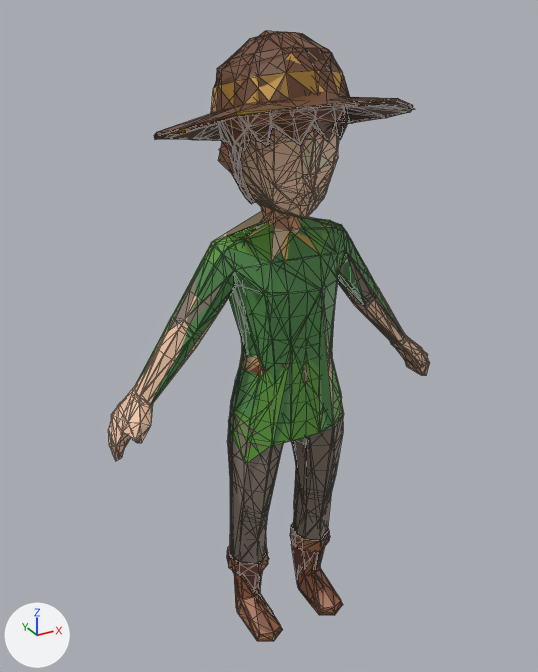
One commit to the glTF model shared/models/glb/peasant.glb: the scene before it, then after it.
Both versions are drawn from a camera (50 mm lens) standing at (-0.967, -1.685, 1.801) and looking at (-0.017, 0.042, 0.938). The lights are fixed; the arrows at lower left show +X, +Y and +Z. The older version comes first. Mesh edges are drawn as thin lines. Where no turn or scale is listed for an object, it has been applied to the vertices. Vertices at exactly the same position are counted once.

The older version as bpy lines, for what is in view:
```python
me_detail_0 = bpy.data.meshes.new('detail_0')
me_detail_0.from_pydata(...)  # 1088 vertices, 2073 faces; spans x -0.52..0.52, y -0.31..0.32, z 0.0..1.75
me_detail_0.materials.append(mat_defaultmaterial)
me_detail_1 = bpy.data.meshes.new('detail_1')
me_detail_1.from_pydata(...)  # 667 vertices, 1243 faces; spans x -0.52..0.52, y -0.31..0.32, z 0.0..1.75
me_detail_1.materials.append(mat_defaultmaterial_001)
me_detail_2 = bpy.data.meshes.new('detail_2')
me_detail_2.from_pydata(...)  # 398 vertices, 724 faces; spans x -0.52..0.52, y -0.31..0.32, z 0.0..1.75
me_detail_2.materials.append(mat_defaultmaterial_002)
me_detail_3 = bpy.data.meshes.new('detail_3')
me_detail_3.from_pydata(...)  # 232 vertices, 413 faces; spans x -0.51..0.51, y -0.31..0.31, z 0.0..1.75
me_detail_3.materials.append(mat_defaultmaterial_003)
ob_detail_0 = bpy.data.objects.new('detail_0', me_detail_0)
ob_detail_0.location = (0.0, 0.0, 0.0)
ob_detail_1 = bpy.data.objects.new('detail_1', me_detail_1)
ob_detail_1.location = (0.0, 0.0, 0.0)
ob_detail_2 = bpy.data.objects.new('detail_2', me_detail_2)
ob_detail_2.location = (0.0, 0.0, 0.0)
ob_detail_3 = bpy.data.objects.new('detail_3', me_detail_3)
ob_detail_3.location = (0.0, 0.0, 0.0)
```
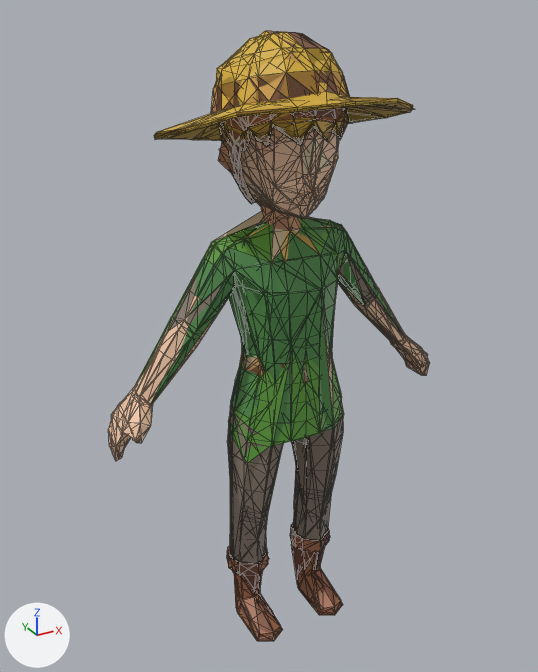
Location of each change, [x1, y1, x2, y2] in pixels of the pictures (538 x 672 px):
part 1 of me_detail_0, recoloured
    both: [154, 32, 413, 152]
part 2 of me_detail_1, recoloured
    both: [157, 32, 412, 153]
part 3 of me_detail_2, recoloured
    both: [218, 33, 384, 146]
part 4 of me_detail_3, recoloured
    both: [169, 30, 414, 140]

What changed in the scene script:
```text
Change me_detail_0:
    where me_detail_0.from_pydata(...)  # 1088 vertices, 2073 faces; spans x -0.52..0.52, y -0.31..0.32, z 0.0..1.75
    used by ob_detail_0; location = (0.0, 0.0, 0.0)
    me_detail_0 part 1: 242 faces centred in x -0.32..0.28, y -0.31..0.28, z 1.42..1.75 are repainted in the vertex colours; the middle colour goes from brown #6b4329 to yellow #d8b03a
Change me_detail_1:
    where me_detail_1.from_pydata(...)  # 667 vertices, 1243 faces; spans x -0.52..0.52, y -0.31..0.32, z 0.0..1.75
    used by ob_detail_1; location = (0.0, 0.0, 0.0)
    me_detail_1 part 2: 189 faces centred in x -0.32..0.28, y -0.31..0.26, z 1.43..1.74 are repainted in the vertex colours; the middle colour goes from brown #6b4329 to yellow #d8b03a
Change me_detail_2:
    where me_detail_2.from_pydata(...)  # 398 vertices, 724 faces; spans x -0.52..0.52, y -0.31..0.32, z 0.0..1.75
    used by ob_detail_2; location = (0.0, 0.0, 0.0)
    me_detail_2 part 3: 128 faces centred in x -0.27..0.27, y -0.26..0.27, z 1.41..1.74 are repainted in the vertex colours; the middle colour goes from brown #6b4329 to yellow #d8b03a
Change me_detail_3:
    where me_detail_3.from_pydata(...)  # 232 vertices, 413 faces; spans x -0.51..0.51, y -0.31..0.31, z 0.0..1.75
    used by ob_detail_3; location = (0.0, 0.0, 0.0)
    me_detail_3 part 4: 76 faces centred in x -0.26..0.26, y -0.24..0.27, z 1.42..1.73 are repainted in the vertex colours; the middle colour goes from brown #6b4329 to yellow #d8b03a
```
